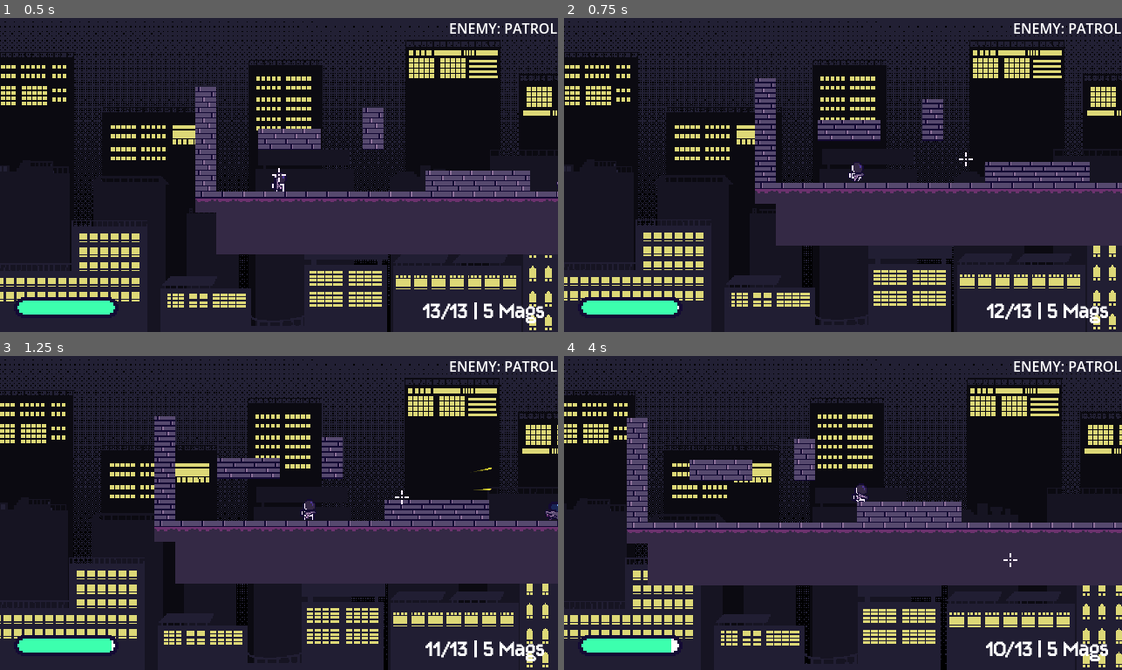
Above: before the commit, frames 1-4 (two rows, left to right).
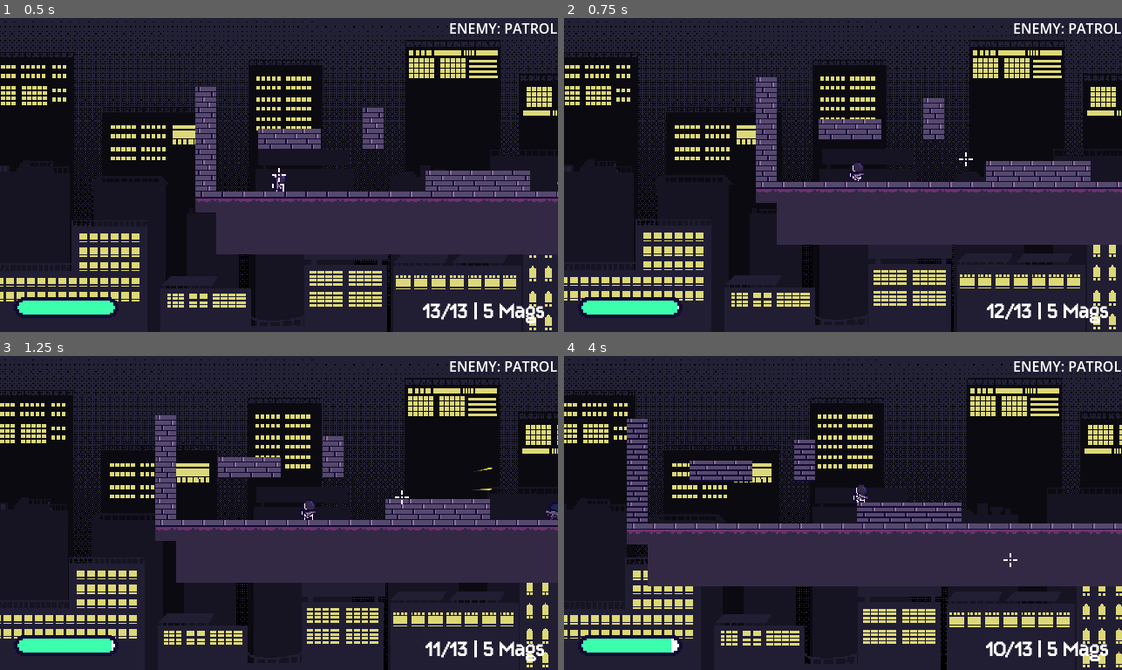
Above: after the commit, the same moments.

Repository: kyteidev/rogueshot
Game: Godot game, scene res://scenes/game_debug.tscn
The game is run twice, just before and just after one commit, with the same random seed, the same clock (stepped at 60 frames per second) and the same inputs.
Inputs (mouse positions are in pixels of both pictures, inside the frame that each line leads up to):
- Up to frame 1 (0.5 s): no input
- Up to frame 2 (0.75 s): move the mouse to (965, 159) at 0.52 s; press the mouse at (965, 159) at 0.53 s; hold D (player_right) from 0.53 s (still down)
- Up to frame 3 (1.25 s): keep holding D (player_right); tap W (player_jump) at 0.77 s; tap 1 (weapon_1) at 0.8 s
- Up to frame 4 (4 s): move the mouse to (731, 528) at 1.27 s; release the mouse at (731, 528) at 1.28 s; tap 1 (weapon_1) at 1.35, 3.8 s; tap W (player_jump) at 1.52, 3.02, 3.77 s; tap 2 (weapon_2) at 1.55, 2.1 s; move the mouse to (898, 443) at 2.02 s; release D (player_right) at 2.03 s; hold A (player_left) 2.03-2.78 s; tap Q (weapon_cycle) at 2.3, 2.85 s; move the mouse to (815, 575) at 2.77 s; hold D (player_right) from 2.78 s (still down); click (815, 575) at 3.05 s; move the mouse to (1010, 560) at 3.52 s; press the mouse at (1010, 560) at 3.53 s

Frame 1 is identical in both runs. In frame 2, 1.7% of the frame differs, in the area x 34-100%, y 18-73%; in frame 3, 1.7%, in the area x 27-100%, y 18-73%; in frame 4, 1.4%.

Commit message:
add camera shake when shooting

Diff:
--- a/scripts/camera.gd
+++ b/scripts/camera.gd
@@ -2,9 +2,21 @@
 
 
 const SMOOTHNESS = 3
+const SHAKE_FADE = 5.0
 
 @onready var player = $"../Player"
+
+var rng = RandomNumberGenerator.new()
+var shake_strength = 0.0
 
 
 func _physics_process(delta: float) -> void:
 	position = position.lerp(player.global_position, delta * SMOOTHNESS)
+
+	if shake_strength > 0:
+		shake_strength = lerp(shake_strength, 0.0, SHAKE_FADE * delta)
+		offset = _get_random_offset()
+
+
+func _get_random_offset() -> Vector2:
+	return Vector2(rng.randf_range(-shake_strength, shake_strength), rng.randf_range(-shake_strength, shake_strength))
--- a/scripts/weapon.gd
+++ b/scripts/weapon.gd
@@ -45,6 +45,7 @@
 var current_spread: float = 0.0
 var kick_offset: float = 0.0
 var weapon_rest_pos: Vector2 = Vector2.ZERO
+var camera_shake: float = 0.0
 
 var can_fire = true
 
@@ -65,7 +66,8 @@
 		"spread": 3.0,
 		"max_spread": 8.0,
 		"spread_recovery": 8.0,
-		"reload_time": 0.9
+		"reload_time": 0.9,
+		"camera_shake": 1.0
 	},
 	"rifle1": {
 		"damage": 15,
@@ -77,7 +79,8 @@
 		"spread": 1.2,
 		"max_spread": 7.0,
 		"spread_recovery": 5.0,
-		"reload_time": 2.6
+		"reload_time": 2.6,
+		"camera_shake": 0.5
 	}
 }
 
@@ -134,6 +137,10 @@
 
 			# deduct stamina
 			player.stamina -= player.SHOOT_STAMINA_RATE
+
+			# shake camera
+			var camera = get_node("../../Camera")
+			camera.shake_strength = camera_shake
 
 		# firing speed timeout
 		if fire_rate == 0.0 and can_fire:
@@ -207,6 +214,7 @@
 	current_spread = 0.0
 	kick_offset = 0.0
 	weapon_rest_pos = current_weapon.position
+	camera_shake = stats.camera_shake
 
 	# save weapon state if not saved previously
 	if not weapon_state.has(weapon_name):
